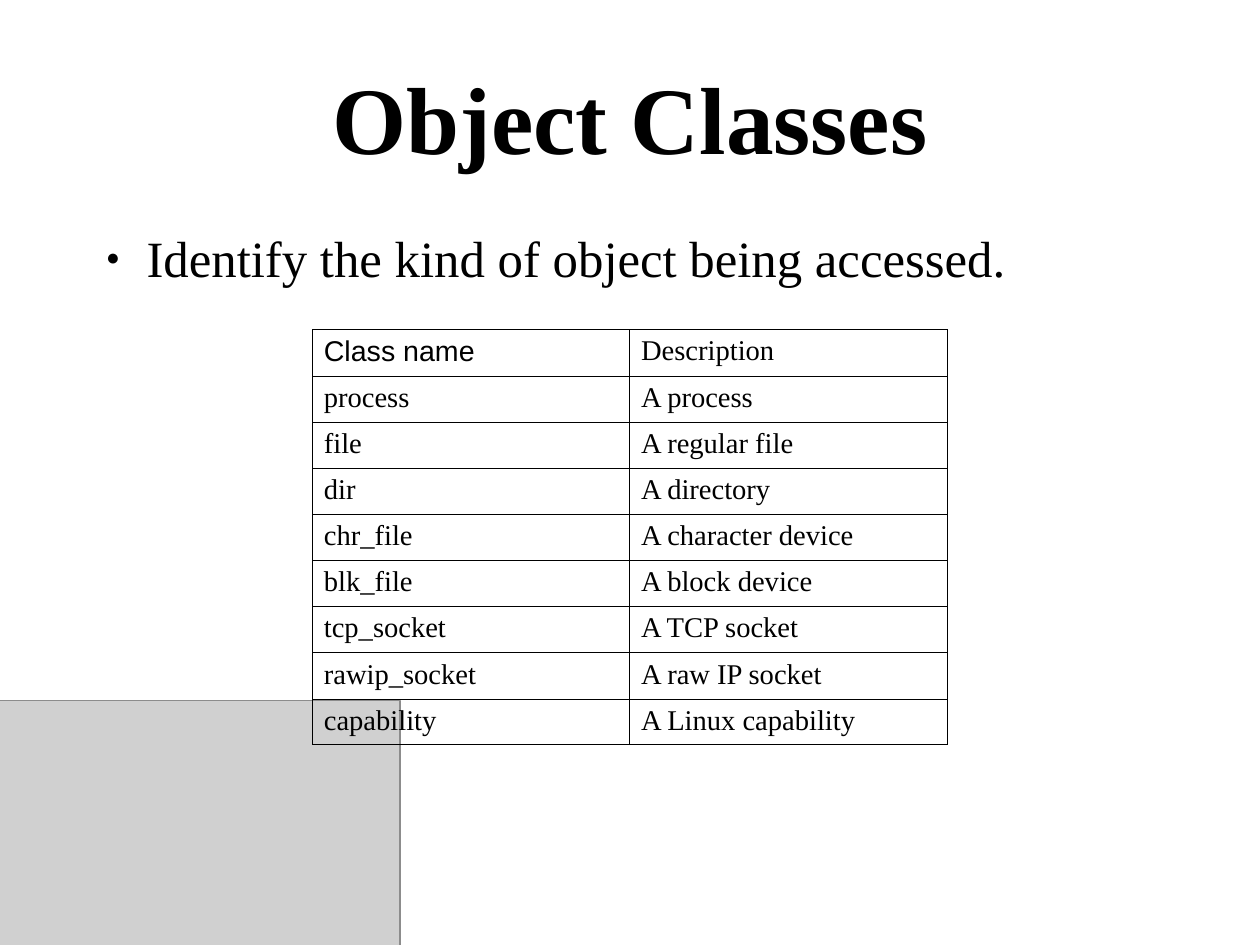
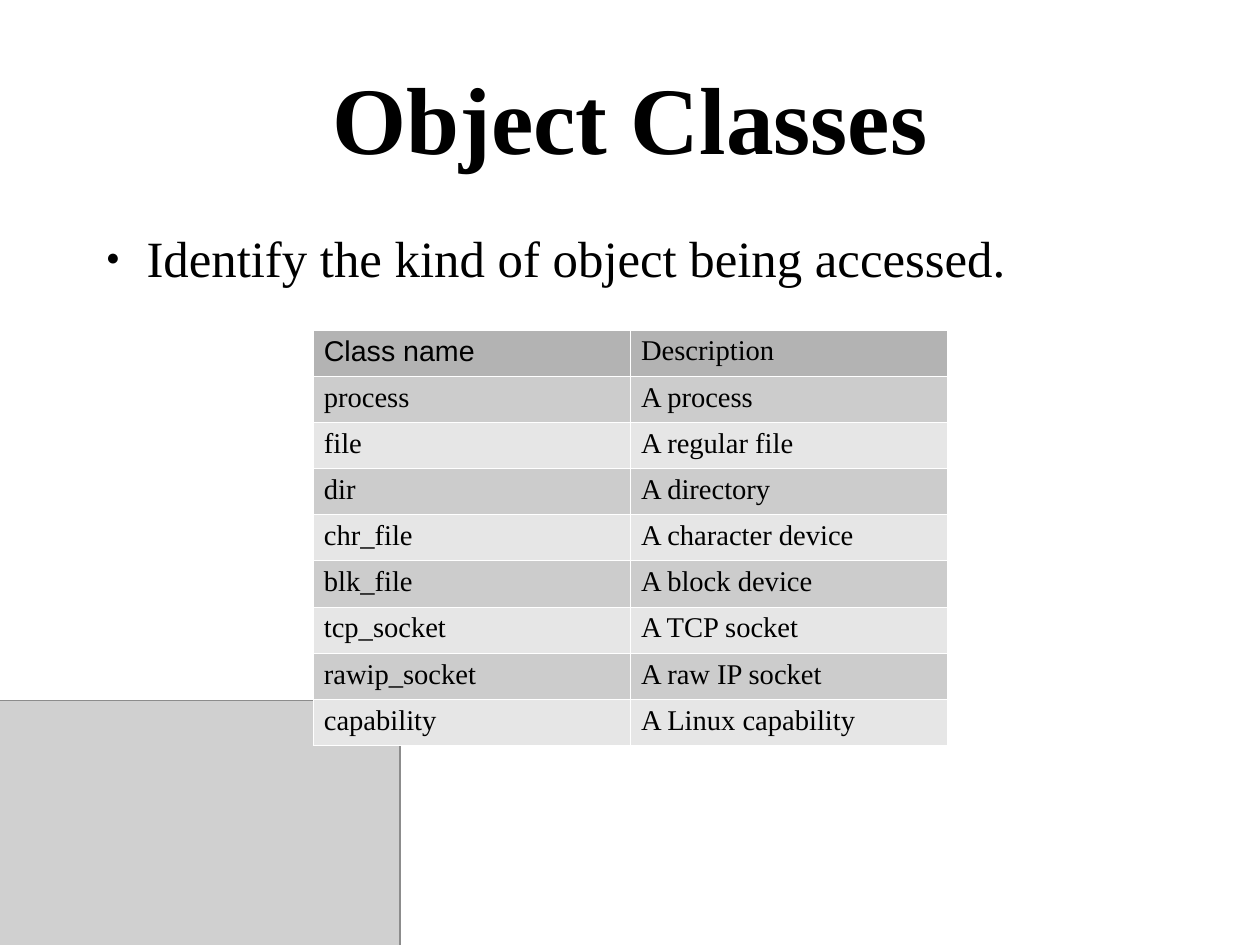
Before and after one commit to dpquigl/demystifying-selinux, a slide deck: slide 24 of selinux-introduction/selinux_introduction.odp. Drawn at 1260x945 pixels with LibreOffice and Linux fonts; fonts in the diff are those of the drawing; grey boxes stand for pictures. Boxes give left, top, right and bottom in pixels: in the first picture for what was removed or moved away, otherwise in the second. Text is boxed around its words. In the diff, an @@ line names an element or a change of style, - is before the commit and + after.

```diff
--- a/selinux-introduction/selinux_introduction.odp
+++ b/selinux-introduction/selinux_introduction.odp
@@ table at <box>313,329,949,744</box> @@
@@ fill none to #B3B3B3 in row 1 @@
@@ fill none to #CCCCCC in 8 cells @@
@@ fill none to #E6E6E6 in 8 cells @@
@@ borders changed @@
```
Also in this commit, not shown: 5 other slides changed.
